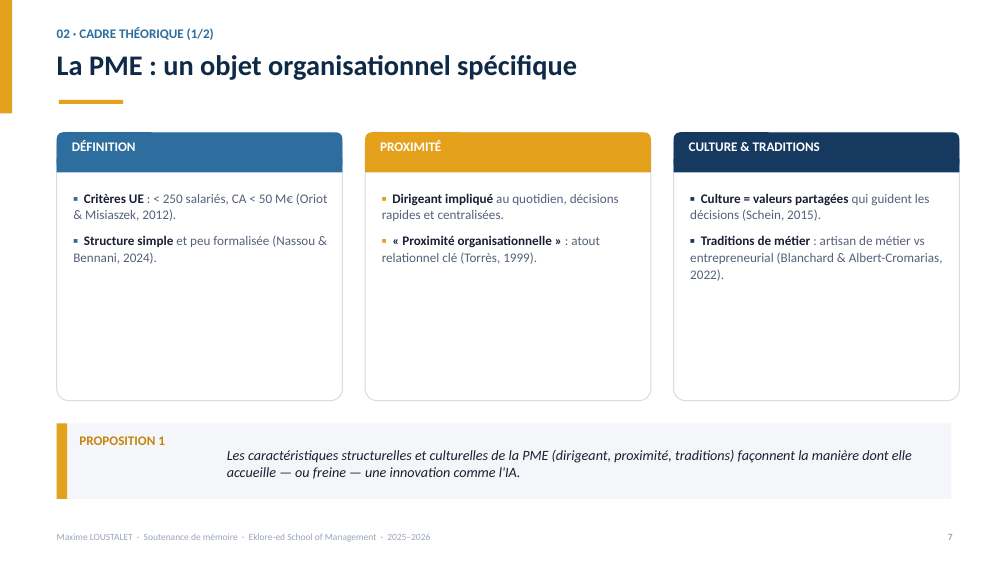
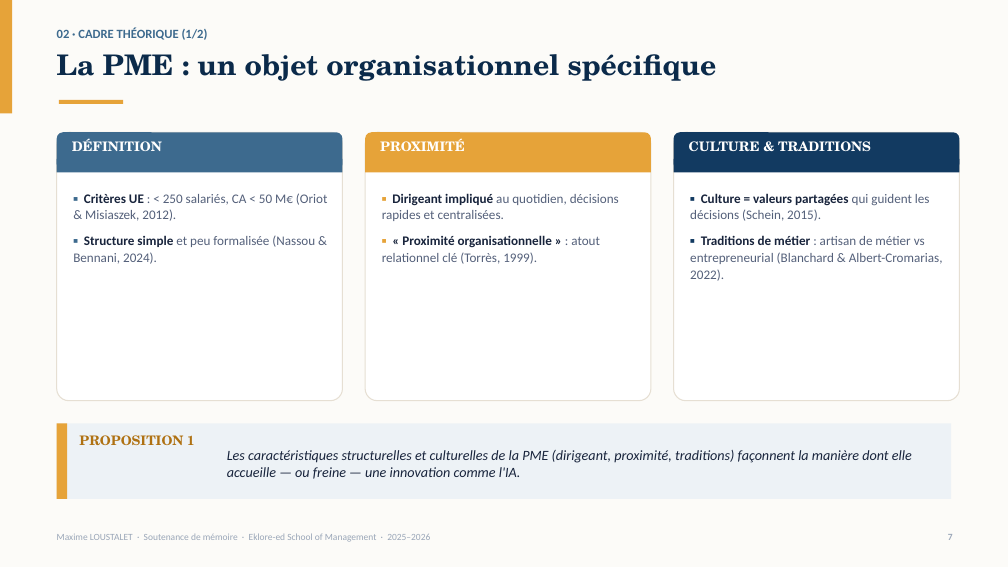
Before and after one commit to maximeloustalet4-creator/maxime, a slide deck: slide 7 of Soutenance_MFE_LOUSTALET_Maxime.pptx. Drawn at 1008x567 pixels with LibreOffice and Linux fonts; fonts in the diff are those of the drawing. Boxes give left, top, right and bottom in pixels: in the first picture for what was removed or moved away, otherwise in the second. Text is boxed around its words. In the diff, an @@ line names an element or a change of style, - is before the commit and + after.

```diff
--- a/Soutenance_MFE_LOUSTALET_Maxime.pptx
+++ b/Soutenance_MFE_LOUSTALET_Maxime.pptx
@@ rectangle at [0,0,1008,113]: fill #FFFFFF to #FCFBF8 @@
@@ rectangle added at [0,0,1008,567], fill #FCFBF8 @@
@@ text "02 · CADRE THÉORIQUE (1/2)" at [57,27,208,40]: size 12.5 to 12 pt, text colour #2E6E9E to #3D6A8E @@
@@ text "La PME : un objet ..." at [57,54,717,81]: font Calibri to TeX Gyre Schola, text colour #0E2A47 to #0B2A4A @@
@@ rounded rectangle at [57,132,343,170]: fill #2E6E9E to #3D6A8E @@
@@ outline #D7DDE6 1 pt to #E6DFD3 1 pt in 3 elements at [57,132,343,401], [365,132,651,401], [674,132,960,401] @@
@@ rounded rectangle at [674,132,960,170]: fill #163A5F to #123A61 @@
@@ font Calibri to TeX Gyre Schola in 3 elements at [72,138,162,151], [380,138,465,151], [689,141,871,151] @@
@@ rectangle at [57,159,343,172]: fill #2E6E9E to #3D6A8E @@
@@ text "▪ Critères UE : < ..." at [73,193,328,264]: text colour #2E6E9E to #3D6A8E in "▪", "▪"; text colour #1A2033 to #18243C in "Critères UE", "Structure simple"; text colour #55607A to #54607A in ": < 250 salariés, CA < 50 ...", "et peu formalisée (Nassou & Bennani, 2024)." @@
@@ text "▪ Dirigeant impliqué au quotidien, ..." at [382,193,619,264]: text colour #E4A11B to #E6A339 in "▪", "▪"; text colour #1A2033 to #18243C in "Dirigeant impliqué", "« Proximité organisationnelle »"; text colour #55607A to #54607A in "au quotidien, décisions rapides et centralisées.", ": atout relationnel clé (Torrès, 1999)." @@
@@ fill #E4A11B to #E6A339 in 5 elements at [0,0,12,113], [59,100,123,104], [365,132,651,170], [365,159,651,172], [57,423,67,499] @@
@@ rectangle at [57,423,951,499]: fill #F4F6F9 to #EDF2F6 @@
@@ text "PROPOSITION 1" at [79,435,195,445]: font Calibri to TeX Gyre Schola, text colour #C6860E to #AF7112 @@
```
Also in this commit, not shown: 20 other slides changed, 4 other files.
